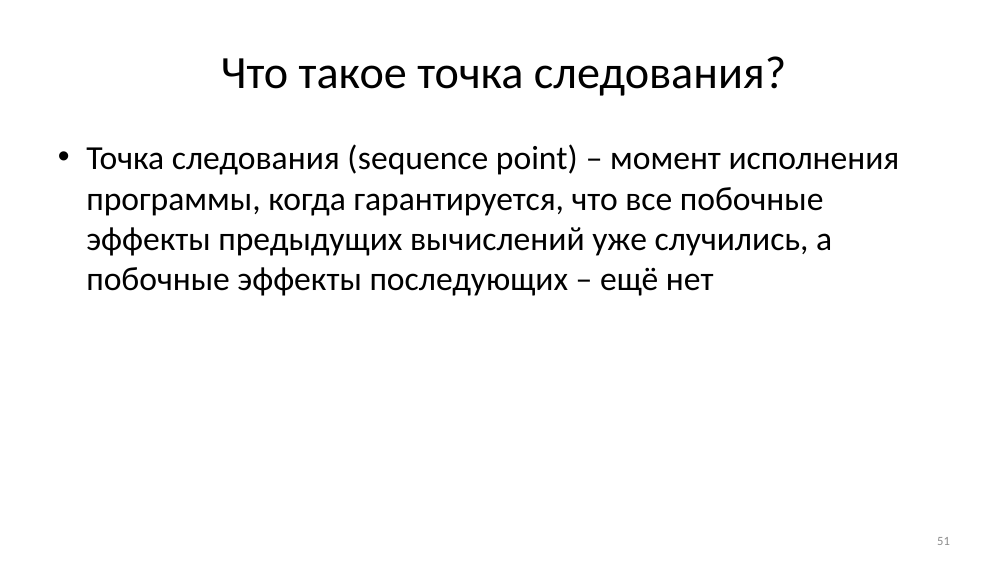
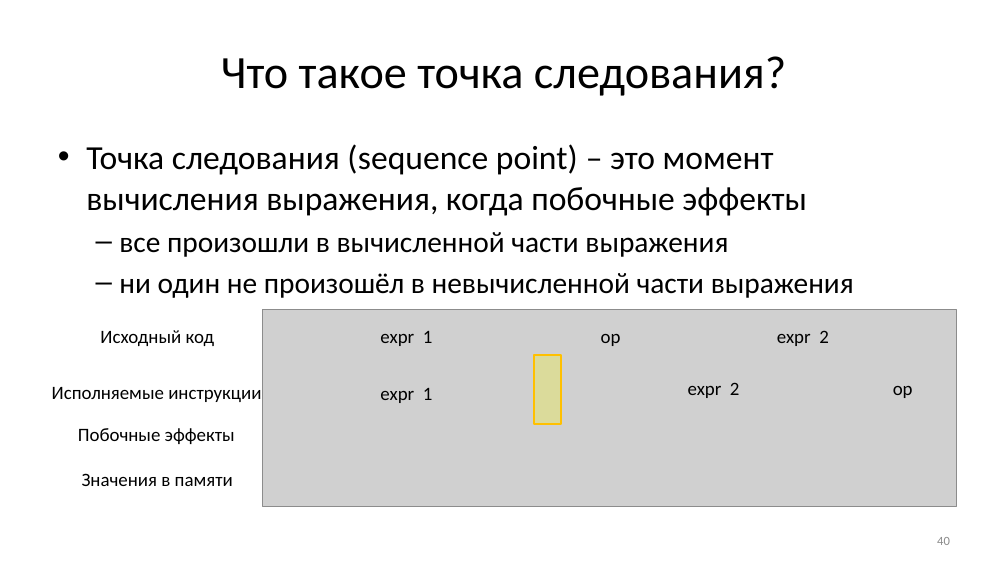
Before and after one commit to Evgueni-Petrov-aka-espetrov/Algorithms-and-Programming-in-C-pptx, a slide deck: slide 40 of 04 Выражения.pptx (slide 51 before the commit). Drawn at 1008x567 pixels with LibreOffice and Linux fonts; fonts in the diff are those of the drawing; grey boxes stand for pictures. Boxes give left, top, right and bottom in pixels: in the first picture for what was removed or moved away, otherwise in the second. Text is boxed around its words. In the diff, an @@ line names an element or a change of style, - is before the commit and + after.

Commit message:
унес странные слайды за конец лекции, добавил картинку про пробочный точку следования

```diff
--- a/04 Выражения.pptx
+++ b/04 Выражения.pptx
@@ text at (86,144,854,298): text changed; size 32 to 28 pt @@
-• Точка следования (sequence point) – момент исполнения программы, когда гарантируется, что все побочные эффекты предыдущих вычислений уже случились, а побочные эффекты последующих – ещё нет
+• Точка следования (sequence point) – это момент вычисления выражения, когда побочные эффекты
+  – все произошли в вычисленной части выражения
+  – ни один не произошёл в невычисленной части выражения
@@ picture added at (262,309,957,507) @@
@@ text added at (100,330,214,346), 18 pt, text #000000 @@
+Исходный код
@@ text added at (380,331,433,346), 18 pt, text #000000 @@
+expr 1
@@ rectangle added at (534,355,561,423), fill #FFFF00 at 25% opacity, outline #FFC000 2 pt @@
@@ text added at (601,334,621,346), 18 pt, text #000000 @@
+op
@@ text added at (777,330,829,346), 18 pt, text #000000 @@
+expr 2
@@ text added at (52,387,261,402), 18 pt, text #000000 @@
+Исполняемые инструкции
@@ text added at (380,388,433,403), 18 pt, text #000000 @@
+expr 1
@@ text added at (688,382,740,398), 18 pt, text #000000 @@
+expr 2
@@ text added at (893,386,913,398), 18 pt, text #000000 @@
+op
@@ text added at (78,428,235,444), 18 pt, text #000000 @@
+Побочные эффекты
@@ text added at (82,473,233,486), 18 pt, text #000000 @@
+Значения в памяти
@@ page number at (937,537,950,545): text changed @@
-51
+40
```
Also in this commit, not shown: 8 other slides changed, 1 slide added, 2 slides removed.
